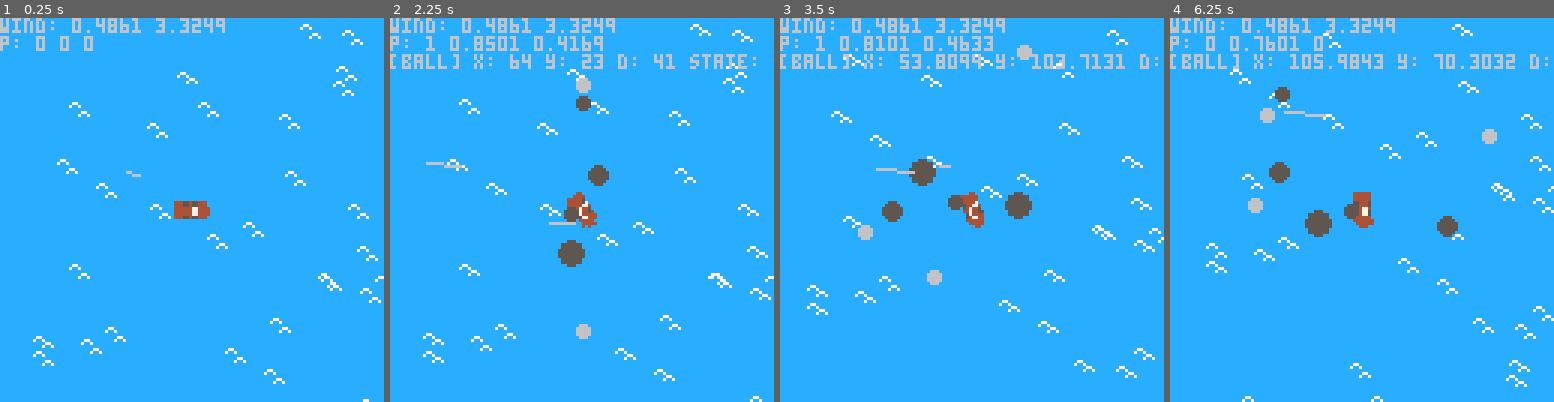
Above: before the commit, frames 1-4 (left to right).
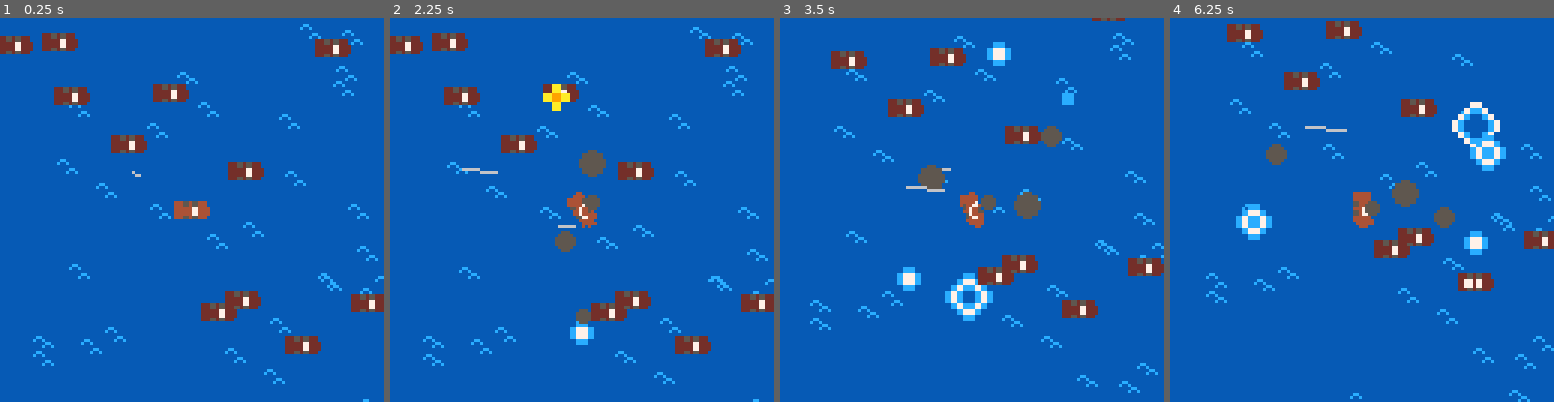
Above: after the commit, the same moments.

Repository: sthilaid/pico-8-carts
Game: PICO-8 cartridge pkulls.p8
Same seed, same stepped clock (60 frames per second), same inputs: the game is played once before the commit and once after it.
Inputs:
- Up to frame 1 (0.25 s): no input
- Up to frame 2 (2.25 s): tap X (X key) at 0.33, 1.07, 1.85 s; tap O (Z key) at 0.7, 1.7, 2.1 s; hold Right 1.6-2.1 s; hold Up from 2.15 s (still down)
- Up to frame 3 (3.5 s): release Up at 2.42 s; hold Right 2.47-3.03 s; tap O (Z key) at 2.5, 2.9, 3.3 s; tap X (X key) at 2.97 s; hold Left from 3.08 s (still down)
- Up to frame 4 (6.25 s): release Left at 3.58 s; hold Down 3.63-3.97 s; tap O (Z key) every 0.4 s from 3.7 to 6.1 s; hold Right 4.02-4.68 s; tap X (X key) at 4.08, 5.2 s; hold Up 4.73-5.03 s; hold Left 5.08-5.68 s; hold Down 5.73-6.03 s; hold Right from 6.08 s (still down)

The runs differ from the first frame. In frame 1, 100% of the frame differs, in the area x 0-100%, y 0-100%; in frame 2, 98%; in frame 3, 97%; in frame 4, 97%.

Commit message:
collisions, camshake, explosios and splash effects

Diff:
--- a/pkulls.p8
+++ b/pkulls.p8
@@ -6,11 +6,18 @@
 dt=1/30
 g=-9.8/30 -- gravity for 1 frame
 p={}
+boats={}
 wind={}
 waves={}
 windtrails={}
 cannonballs={}
 next_windrail=0
+was_colliding=false
+col_grace_period=0
+camshake=nil
+
+should_debug_col = false
+debug_coll={}
 
 speed_mult=0.1
 max_speed=2
@@ -20,13 +27,23 @@
 max_wind=5
 wave_sprites={4,5,6,5}
 wave_sprites_count=count(wave_sprites)
+splash_duration=45
+splash_frames={10,11,12,13,14,15}
+expl_duration=20
+expl_frames={16,17,18,19,20,21,22}
 
 function _init()
    p=make_boat(64, 64)
-   wind={dir=rnd(1), str=rnd(max_wind)}
+   wind={dir=rnd(1), str=2+rnd(max_wind-2)}
    for i=1,30 do
       add(waves, make_wave(64,64))
    end
+   for i=1,20 do
+      add(boats, make_boat(rnd(256)-128, rnd(256)-128))
+   end
+
+   pal(2, 132, 1) -- swap purple for dark brown
+   pal(3, 140, 1) -- swap dark green for dark blue
 end
 
 function _update()
@@ -36,45 +53,52 @@
    update_cannonballs()
    update_waves()
    update_windtrails()
+   update_camshake()
 end
 
 function _draw()
-   cls(12)
-
-   camera(p.x-64, p.y-64)
+   cls(3)
+
+   camdx, camdy = getcamshake()
+   camera(p.x-64+camdx, p.y-64+camdy)
    draw_waves()
+   draw_cannonballs_splash()
+   draw_ai_boats()
    draw_boat(p)
    draw_cannonballs()
    draw_windtrails()
+   draw_debug_col()
 
    camera()
-   print("wind: "..wind.dir.." "..wind.str)
-   print("p: "..p.speed.." "..p.dir.." "..p.v)
-   if count(cannonballs) > 0 then
-      local ball = cannonballs[1]
-      print("[ball] x: "..ball.x.." y: "..ball.y.." d: "..ball.dist.." state: "..ball.state)
-   end
+   -- print("wind: "..wind.dir.." "..wind.str)
+   -- print("p: "..p.speed.." "..p.dir.." "..p.v)
+   -- if count(cannonballs) > 0 then
+   --    local ball = cannonballs[1]
+   --    print("[ball] x: "..ball.x.." y: "..ball.y.." d: "..ball.dist.." state: "..ball.state)
+   -- end
 end
 
 -- inputs and controls
 function make_boat(x,y)
-   return {x=x, y=y, speed=0, v=0, dir=0, rx=0, ry=0}
+   local scale=1.5
+   return {x=x, y=y, speed=0, v=0, dir=0, rx=0, ry=0, w=8*scale, h=8*scale, scale=scale}
 end
 function update_inputs()
    if btn(0) then -- left
       p.dir += rot_speed
    elseif btn(1) then -- right
       p.dir -= rot_speed
-   elseif btnp(2) then -- up
+   end
+   if btnp(2) then -- up
       p.speed += 1
    elseif btnp(3) then -- down
       p.speed -= 1
    end
    if btnp(4) then -- square
+      make_cannonball(p, 1)
+   end
+   if btnp(5) then -- X
       make_cannonball(p, -1)
-   end
-   if btnp(5) then -- X
-      make_cannonball(p, 1)
    end
    p.dir = normalize_angle(p.dir)
    p.speed = min(max_speed, max(0, p.speed))
@@ -90,23 +114,81 @@
    -- apply only integer delta values and re-apply the rest the next frame
    local dx, dy = p.rx + cos(boat.dir) * boat.v, p.ry + sin(boat.dir) * boat.v
    local fdx, fdy = flr(dx), flr(dy)
-   p.rx, p.ry = dx - fdx, dy - fdy
-   boat.x += fdx
-   boat.y += fdy
+   local col = check_collisions(boat.x+fdx, boat.y+fdy, 0, 0, boat.w, boat.h, 0.75)
+   if col then
+      if not was_colliding and col_grace_period == 0 then
+         add_camshake(8,0,1,0,0.3)
+      end
+      was_colliding = true
+   else
+      p.rx, p.ry = dx - fdx, dy - fdy
+      boat.x += fdx
+      boat.y += fdy
+      if was_colliding then
+         was_colliding = false
+         col_grace_period += 15
+      end
+   end
+   col_grace_period = max(0, col_grace_period-1)
 end
 
 boat_sprite_map = {x=0, y=0}
 sail_sprites_map = {{x=2,y=0},{x=4,y=0},{x=6,y=0}}
 function draw_boat(boat)
-   draw_rotated_tile(boat.x, boat.y, -boat.dir, boat_sprite_map.x, boat_sprite_map.y, 1, false, 1.5)
+   draw_rotated_tile(boat.x, boat.y, -boat.dir, boat_sprite_map.x, boat_sprite_map.y, 1, false, boat.scale)
    local sail_sprite_map = sail_sprites_map[boat.speed+1]
-   draw_rotated_tile(boat.x, boat.y, -wind.dir, sail_sprite_map.x, sail_sprite_map.y, 1, false, 1.5)
+   draw_rotated_tile(boat.x, boat.y, -wind.dir, sail_sprite_map.x, sail_sprite_map.y, 1, false, boat.scale)
+end
+
+function draw_ai_boats()
+   for b in all(boats) do
+      pal(4,2,0)
+      draw_boat(b)
+      pal(0)
+   end
+end
+
+function check_collisions(x, y, dx, dy, w, h, s)
+   s = s or 1
+   for b in all(boats) do
+      hw,hh, bhw, bhh = s*w*0.5, s*h*0.5, s*b.w*0.5, s*b.h*0.5
+      local res = intersect(x-hw,y-hh,x+dx+hw,y+dy+hh, b.x-bhw,b.y-bhh,b.x+bhw,b.y+bhh)
+      if should_debug_col then
+         add(debug_coll, {x-hw,y-hh,x+dx+hw,y+dy+hh})
+         add(debug_coll, {b.x-bhw,b.y-bhh,b.x+bhw,b.y+bhh})
+      end
+      if res then
+         return b
+      end
+   end
+   return false
+end
+
+function add_camshake(freqx, freqy, ampx, ampy, duration)
+   camshake={dx=0, dy=0, t=0, freqx=freqx/30, freqy=freqy/30, ampx=ampx, ampy=ampy, lifetime=flr(duration*30)}
+end
+
+function getcamshake()
+   if (camshake == nil) return 0,0
+   return camshake.dx, camshake.dy
+end
+
+function update_camshake()
+   if (camshake == nil) return
+
+   if camshake.t >= camshake.lifetime then
+      camshake = nil
+      return
+   end
+   camshake.dx = -camshake.ampx * sin(camshake.t * camshake.freqx)
+   camshake.dy = -camshake.ampy * sin(camshake.t * camshake.freqy)
+   camshake.t += 1
 end
 
 -- states: [0: inair] [1: splash] [2: hit]
 function make_cannonball(boat, side)
    local dir = normalize_angle(boat.dir+side*0.25)
-   add(cannonballs, {x=boat.x, y=boat.y, dir=dir, v=1.0, dist=0, state=0, state_t=0})
+   add(cannonballs, {x=boat.x, y=boat.y, dir=dir, v=1.0, dist=0, state=0, state_t=0, r=2})
 end
 
 function update_cannonballs()
@@ -115,15 +197,22 @@
       local ball = cannonballs[i]
       if ball.state == 0 then -- inair
          local dx, dy = ball.v*cos(ball.dir), ball.v*sin(ball.dir)
-         -- todo: detect collision if z is withing detection threshold
-         ball.x += dx
-         ball.y += dy
-         ball.dist += sqrt(dx*dx + dy*dy)
-         if ball.dist > max_cannonball_dist then
-            ball.state = 1
+         local collision_res = check_collisions(ball.x, ball.y, dx, dy, ball.r, ball.r)
+         if collision_res and invlerp(ball.dist, 0, max_cannonball_dist) > 0.8 then
+            ball.x, ball.y = collision_res.x, collision_res.y
+            ball.state = 2 -- -> hit
+         else
+            ball.x += dx
+            ball.y += dy
+            ball.dist += sqrt(dx*dx + dy*dy)
+            if ball.dist > max_cannonball_dist then
+               ball.state = 1 -- -> splash
+            end
          end
-      elseif ball.state == 1 then -- splash
-         if ball.state_t < 30 then
+      elseif ball.state == 1 or ball.state == 2 then -- splash or hit
+         local durations = {splash_duration, expl_duration}
+         local duration = durations[ball.state]
+         if ball.state_t < duration then
             ball.state_t +=1
          else
             add(toremove, i)
@@ -139,13 +228,26 @@
    for ball in all(cannonballs) do
       if ball.state == 0 then -- inair
          local middist = abs(ball.dist - max_cannonball_halfdist)
-         local r = lerp(2,5,invlerp(middist,max_cannonball_halfdist,0))
+         local r = lerp(ball.r,ball.r*2.5,invlerp(middist,max_cannonball_halfdist,0))
          circfill(ball.x, ball.y, r, 5)
-      elseif ball.state == 1 then -- splash
-         circfill(ball.x, ball.y, 2, 6) -- temp, to replace with sprite anim
-      end
-   end
-end
+      elseif ball.state == 2 then -- hit
+         local expl_sprite_idx = flr(lerp(1, count(expl_frames)+0.5, invlerp(ball.state_t, 0, expl_duration)))
+         local expl_sprite = expl_frames[expl_sprite_idx]
+         scaled_spr(expl_sprite, ball.x, ball.y, 1, 1, 3)
+      end
+   end
+end
+
+function draw_cannonballs_splash()
+   for ball in all(cannonballs) do
+      if ball.state == 1 then -- splash
+         local splash_sprite_idx = flr(lerp(1, count(splash_frames)+0.5, invlerp(ball.state_t, 0, splash_duration)))
+         local splash_sprite = splash_frames[splash_sprite_idx]
+         scaled_spr(splash_sprite, ball.x, ball.y, 1, 1, 2)
+      end
+   end
+end
+
 
 -- water and wind effects
 
@@ -224,6 +326,16 @@
    end
 end
 
+function draw_debug_col()
+   if should_debug_col then
+      for c in all(debug_coll) do
+         rect(c[1], c[2], c[3], c[4], 8)
+      end
+      debug_coll={}
+   end
+end
+
+
 -- utils
 function normalize_angle(a)
    local extra = flr(abs(a))
@@ -254,6 +366,30 @@
 
 function invlerp(val, a, b)
    return (val - a) / (b - a)
+end
+
+-- intersect rect a with rect b
+function intersect(a_minx,a_miny,a_maxx,a_maxy, b_minx,b_miny,b_maxx,b_maxy)
+   local xintersect = a_maxx > b_minx and a_minx < b_maxx
+   if (not xintersect) return false
+   local yintersect = a_maxy > b_miny and a_miny < b_maxy
+   return yintersect
+
+   -- if (not yintersect) return false
+   -- local col_x, col_y = 0,0
+   -- a_cx, a_cy = lerp(a_minx, a_maxx, 0.5), lerp(a_miny, a_maxy, 0.5)
+   -- b_cx, b_cy = lerp(b_minx, b_maxx, 0.5), lerp(b_miny, b_maxy, 0.5)
+   -- if a_cx < b_cx then
+   --    col_x = b_minx - (a_cx - a_minx)
+   -- else
+   --    col_x = b_maxx + (a_cx - a_minx)
+   -- end
+   -- if a_cy < b_cy then
+   --    col_y = b_miny - (a_cy - a_miny)
+   -- else
+   --    col_y = b_maxy + (a_cy - a_miny)
+   -- end
+   -- return {x= col_x, y= col_y}
 end
 
 -- @TheRoboZ https://www.lexaloffle.com/bbs/?pid=78451
@@ -274,15 +410,29 @@
   end
 end
 
+function scaled_spr(n, x, y, w, h, s)
+   w,h,s = w or 1, h or 1, s or 1
+   local x0,y0 = n*8*w, n*8*h
+   local sx,sy = x0 % 128, y0 \ 128 * 8
+   local sw,sh = 8*s*w, 8*s*h
+   sspr(sx, sy, w*8, h*8, x-sw*0.5, y-sh*0.5, sw, sh)
+end
+
 
 __gfx__
-000000000000000000000000000000000000000000000000000000000000000000000000000f0000000000000000000000000000000000000000000000000000
-0000000000000000000000000000000000770000000000000000000000000000000000000007f000000000000000000000000000000000000000000000000000
-00700700445454400000000000000000070070000077000000770000000000000007000000077000000000000000000000000000000000000000000000000000
-00077000444444440000000000000000000000000700700007007000000700000004700000047000000000000000000000000000000000000000000000000000
-00077000444444440000000000000000000007700000077000000000000700000004700000047000000000000000000000000000000000000000000000000000
-00700700445454400000000000000000000070070000700700000770000000000007000000077000000000000000000000000000000000000000000000000000
-0000000000000000000000000000000000000000000000000000700700000000000000000007f000000000000000000000000000000000000000000000000000
-000000000000000000000000000000000000000000000000000000000000000000000000000f0000000000000000000000000000000000000000000000000000
+000000000000000000000000000000000000000000000000000000000000000000000000000f0000000000000000000000000000000cc00000077000000cc000
+0000000000000000000000000000000000cc0000000000000000000000000000000000000007f0000000000000000000000cc00000c77c00007cc70000c33c00
+007007004454544000000000000000000c00c00000cc000000cc000000000000000700000007700000000000000cc00000c77c000c7cc7c007c33c700c3333c0
+00077000444444440000000000000000000000000c00c0000c00c000000700000004700000047000000cc00000c77c000c7cc7c0c7c33c7c7c3333c7c333333c
+0007700044444444000000000000000000000cc000000cc000000000000700000004700000047000000cc00000c77c000c7cc7c0c7c33c7c7c3333c7c333333c
+007007004454544000000000000000000000c00c0000c00c00000cc000000000000700000007700000000000000cc00000c77c000c7cc7c007c33c700c3333c0
+0000000000000000000000000000000000000000000000000000c00c00000000000000000007f0000000000000000000000cc00000c77c00007cc70000c33c00
+000000000000000000000000000000000000000000000000000000000000000000000000000f0000000000000000000000000000000cc00000077000000cc000
+00000000000000000000000000000000000000000000000000000000000000000000000000000000000000000000000000000000000000000000000000000000
+00000000000000000000000000000000000000000000000000000000000000000000000000000000000000000000000000000000000000000000000000000000
+00000000000000000000000000000000000000000000000000000000000000000000000000000000000000000000000000000000000000000000000000000000
+000000000077700000aaa000000a0000000900000004000000000000000000000000000000000000000000000000000000000000000000000000000000000000
+00070000007a700000a9a00000a9a000009890000048400000040000000000000000000000000000000000000000000000000000000000000000000000000000
+000000000077700000aaa000000a0000000900000004000000000000000000000000000000000000000000000000000000000000000000000000000000000000
 __map__
 0103070008000900000000000000000000000000000000000000000000000000000000000000000000000000000000000000000000000000000000000000000000000000000000000000000000000000000000000000000000000000000000000000000000000000000000000000000000000000000000000000000000000000
